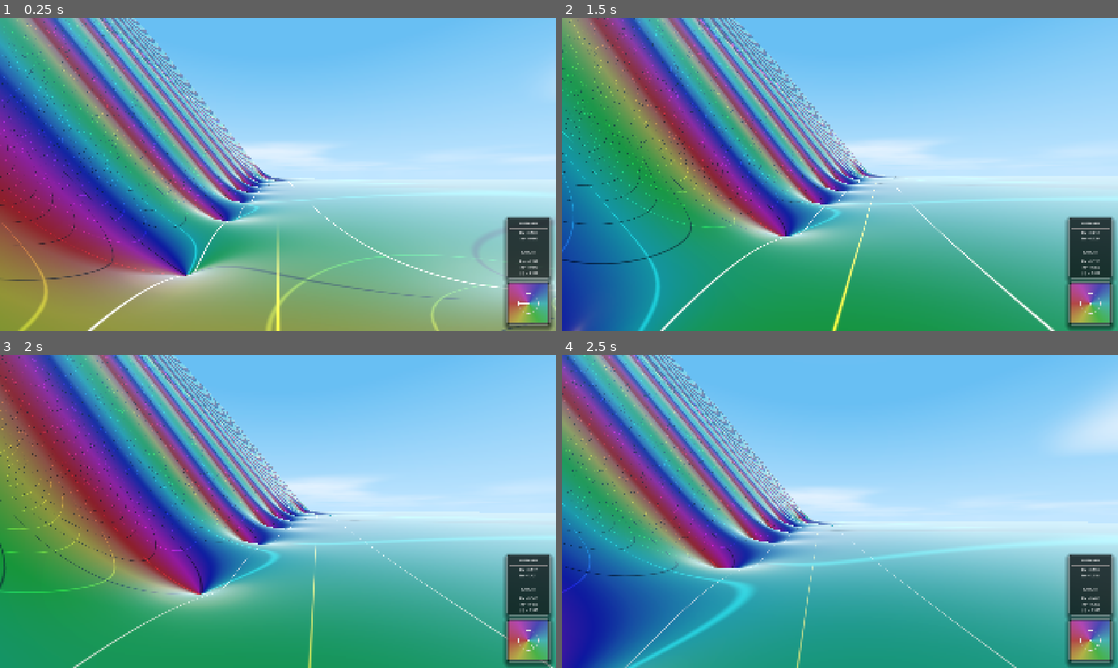
Above: before the commit, frames 1-4 (two rows, left to right).
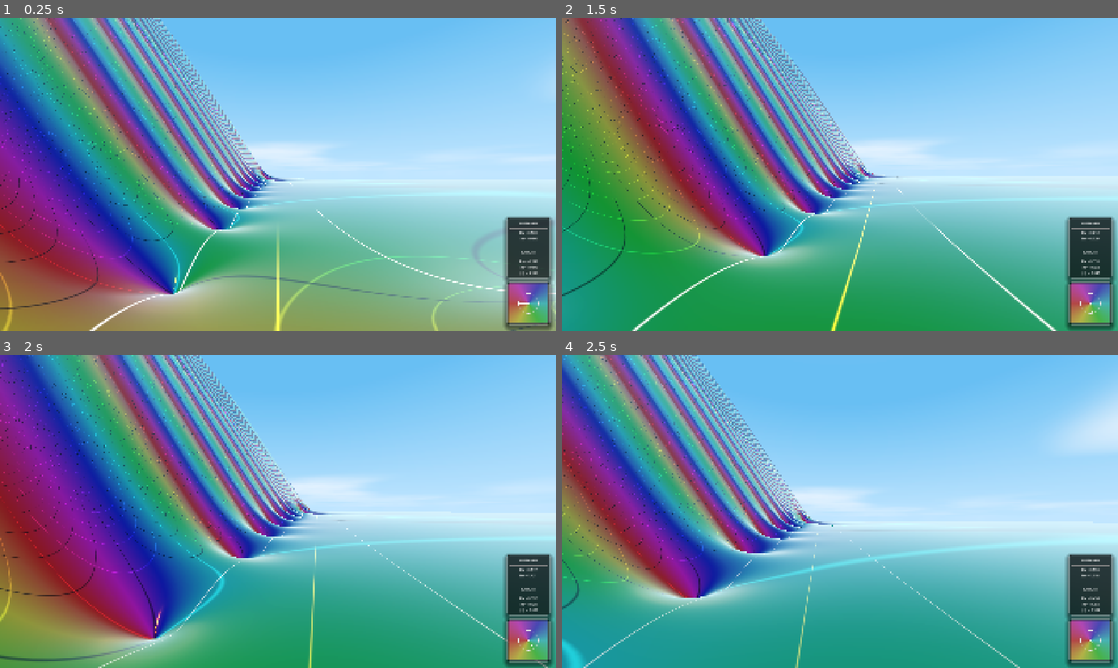
Above: after the commit, the same moments.

Repository: allanino/complex-functions-explorer
Game: Godot game, scene res://scenes/main.tscn
Same seed, same stepped clock (60 frames per second), same inputs: the game is played once before the commit and once after it.
Inputs (mouse positions are in pixels of both pictures, inside the frame that each line leads up to):
- Up to frame 1 (0.25 s): no input
- Up to frame 2 (1.5 s): tap Enter at 0.5 s; move the mouse to (867, 174) at 0.52 s; hold W (move_forward) from 0.53 s (still down); tap G at 0.6 s; tap Space at 0.77 s; move the mouse to (812, 174) at 1.27 s; tap N at 1.35 s
- Up to frame 3 (2 s): keep holding W (move_forward); tap Space at 1.52 s
- Up to frame 4 (2.5 s): keep holding W (move_forward); move the mouse to (851, 505) at 2.02 s; tap C at 2.1 s

The runs differ from the first frame. In frame 1, 34% of the frame differs, in the area x 0-100%, y 0-100%; in frame 2, 42%; in frame 3, 45%; in frame 4, 33%.

Commit message:
Increase default iterations

Diff:
--- a/scripts/field.gd
+++ b/scripts/field.gd
@@ -1,7 +1,7 @@
 # Shared field and height functions for GDScript
 class_name Field
 
-static var iterations: int = 120
+static var iterations: int = 300
 static var show_curves: bool = true
 static var show_critical_stripe: bool = true
 static var golden_hour: bool = false
